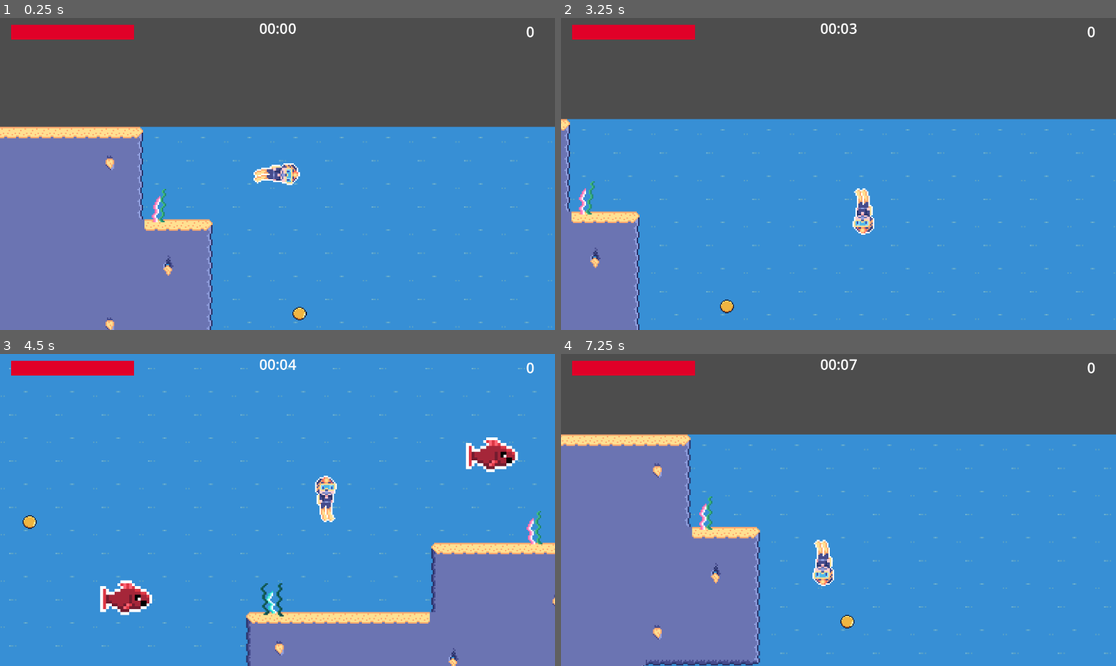
Above: before the commit, frames 1-4 (two rows, left to right).
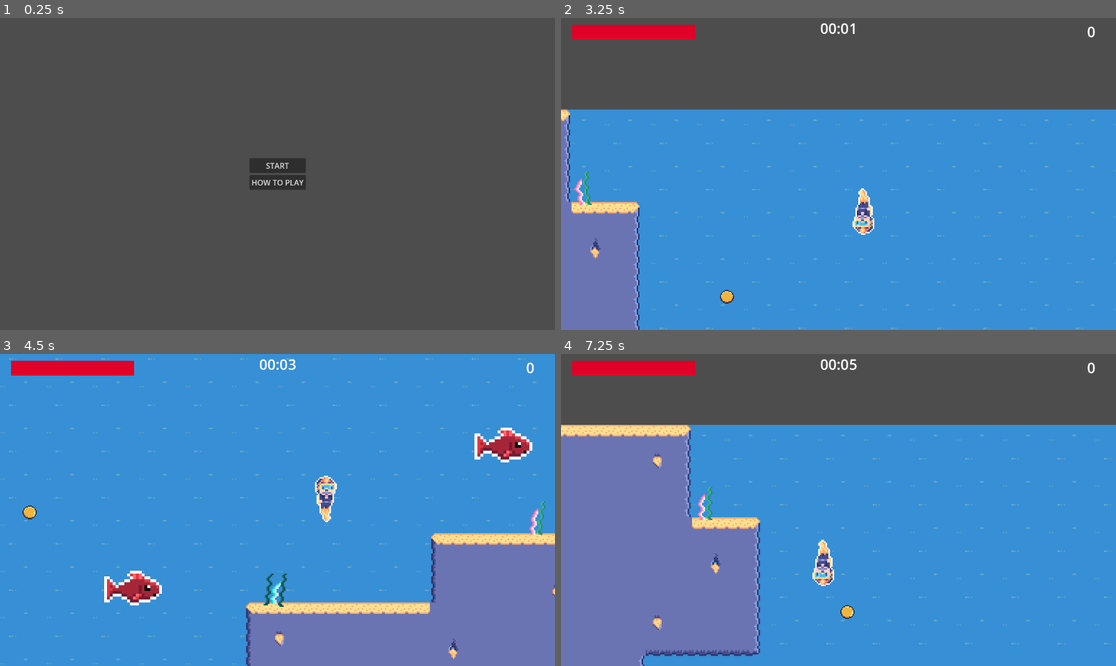
Above: after the commit, the same moments.

Repository: Steven-UY/2D-Game-Project
Game: Godot game, scene res://Scenes/mainMenu.tscn
The game is run twice, just before and just after one commit, with the same random seed, the same clock (stepped at 60 frames per second) and the same inputs. Before the commit the project starts from res://Scenes/Main.tscn.
Inputs (mouse positions are in pixels of both pictures, inside the frame that each line leads up to):
- Up to frame 1 (0.25 s): no input
- Up to frame 2 (3.25 s): click (838, 183) at 0.5 s, where only the run after the commit has a clickable "HOW TO PLAY"; click (838, 164) at 1.25 s, where only the run after the commit has a clickable "START"; hold D (move_right) 2.03-2.78 s; hold S (move_down) from 2.78 s (still down)
- Up to frame 3 (4.5 s): release S (move_down) at 3.53 s; hold D (move_right) 3.53-4.28 s; hold W (move_up) from 4.28 s (still down)
- Up to frame 4 (7.25 s): release W (move_up) at 5.03 s; hold A (move_left) 5.03-6.53 s; hold S (move_down) from 6.53 s (still down)

The runs differ from the first frame. In frame 1, 66% of the frame differs, in the area x 0-100%, y 1-100%; in frame 2, 5.7%; in frame 3, 7.8%; in frame 4, 7.2%.

Commit message:
main menu

Diff:
--- a/vgd-lab-3/mainMenu.tscn
+++ b/vgd-lab-3/Scenes/mainMenu.tscn
@@ -1,4 +1,6 @@
-[gd_scene format=3 uid="uid://borv5m01hhg1x"]
+[gd_scene load_steps=2 format=3 uid="uid://borv5m01hhg1x"]
+
+[ext_resource type="Script" path="res://main_menu.gd" id="1_dn4s7"]
 
 [node name="Control" type="Control"]
 layout_mode = 3
@@ -7,6 +9,7 @@
 anchor_bottom = 1.0
 grow_horizontal = 2
 grow_vertical = 2
+script = ExtResource("1_dn4s7")
 
 [node name="VBoxContainer" type="VBoxContainer" parent="."]
 layout_mode = 1
@@ -29,3 +32,6 @@
 [node name="HowToPlay" type="Button" parent="VBoxContainer"]
 layout_mode = 2
 text = "HOW TO PLAY"
+
+[connection signal="pressed" from="VBoxContainer/Start" to="." method="_on_start_pressed"]
+[connection signal="pressed" from="VBoxContainer/HowToPlay" to="." method="_on_how_to_play_pressed"]
--- /dev/null
+++ b/vgd-lab-3/main_menu.gd
@@ -0,0 +1,11 @@
+extends Control
+
+func _ready():
+	pass
+
+# Function to start the game
+func _on_start_pressed() -> void:
+	get_tree().change_scene_to_file("res://Scenes/Main.tscn")
+
+func _on_how_to_play_pressed() -> void:
+	get_tree().change_scene_to_file("res://Scenes/instructions.tscn")
--- a/vgd-lab-3/project.godot
+++ b/vgd-lab-3/project.godot
@@ -11,7 +11,7 @@
 [application]
 
 config/name="VGD Lab 3"
-run/main_scene="res://Scenes/Main.tscn"
+run/main_scene="res://Scenes/mainMenu.tscn"
 config/features=PackedStringArray("4.3", "GL Compatibility")
 config/icon="res://Assets/icon.svg"
 
